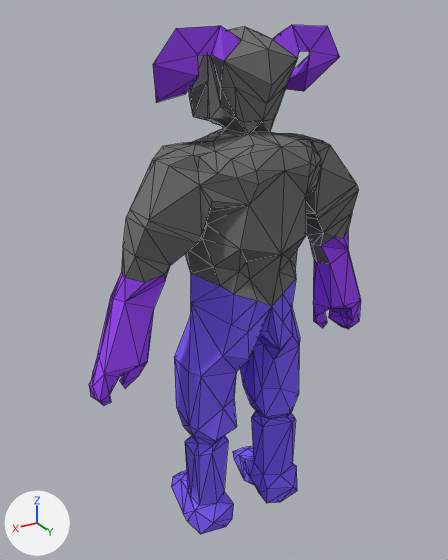
What one commit did to the Blender file ProjectLuna/Assets/Models/enemy/enemy_abomination.blend.
Camera for both pictures: a 50 mm lens placed at (18.6, 30.5, 31.7), pointed at (0.5, 0.2, 16.6). Arrows for +X, +Y and +Z are at lower left; the lights stay in place. Mesh edges are drawn as thin lines.
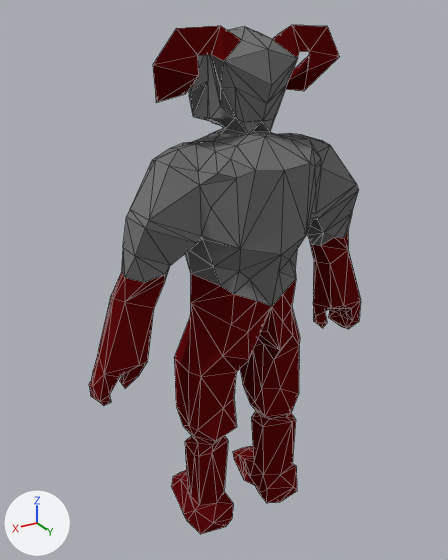
What differs and where, as boxes [x1, y1, x2, y2] in the pictures (448 x 560 px):
part 1 of me_cube, cut back
    both: [153, 131, 330, 279]
part 2 of me_cube, recoloured
    both: [310, 243, 330, 264]
part 3 of me_cube, recoloured (purple to red)
    both: [89, 25, 361, 406]
part 4 of me_cube, recoloured (blue to red)
    both: [171, 274, 300, 534]

The edits, one by one:
Material 'Material.004' (mat_material_004) is new.
Its base color is (0.124, 0.00357, 0.00401) (dark red #630c0d).
Material 'Material.005' (mat_material_005) is new.
Its base color is (0.8, 0.0472, 0.0616) (red #e73d46).
me_cube is used by ob_cube; location (0.0, 0.0, 14.29); scale (1.19, 1.19, 1.19).
me_cube had 339 vertices, 607 faces, 2 loose edges and spanned x 0.0..8.2, y -2.9..4.5, z -11.9..14.2.
me_cube now has 330 vertices, 591 faces, 2 loose edges and spans x 0.0..8.2, y -2.9..4.5, z -11.9..14.2.
Part 1, on me_cube:
11 vertices are removed from x 0.0..3.2, y 2.3..4.5, z 4.1..9.6.
39 faces are deleted.
1 vertex moves from x 3.2, y -0.6, z 9.0 to x 3.2, y 0.0, z 9.0.
2 vertices are added at (1.4, 2.9, 9.4), (0.0, 3.0, 9.7).
23 new faces join them, mat_material (grey #757575).
me_cube part 2: 3 faces spanning x 4.3..6.7, y 0.4..1.9, z 2.1..3.6 switch from mat_material (grey #757575) to mat_material_004 (dark red #630c0d).
me_cube part 3: 140 faces spanning x 0.8..8.2, y -0.9..2.6, z -2.8..14.2 switch from mat_material_007 (purple #a04eff) to mat_material_004 (dark red #630c0d).
me_cube part 4: 158 faces spanning x 0.0..3.5, y -2.1..3.9, z -11.9..3.0 switch from mat_material_008 (blue #8262ff) to mat_material_004 (dark red #630c0d).
me_cube now uses material mat_material_005 (red #e73d46).
